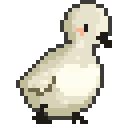
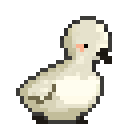
Before/after of a 128px x 128px layered artwork. What changed in the layer stack:
added layer "upndown copy 4" above "upndown copy 3" over [16, 16, 112, 124]
hid "Photo Filter 1" over [16, 0, 112, 124]
